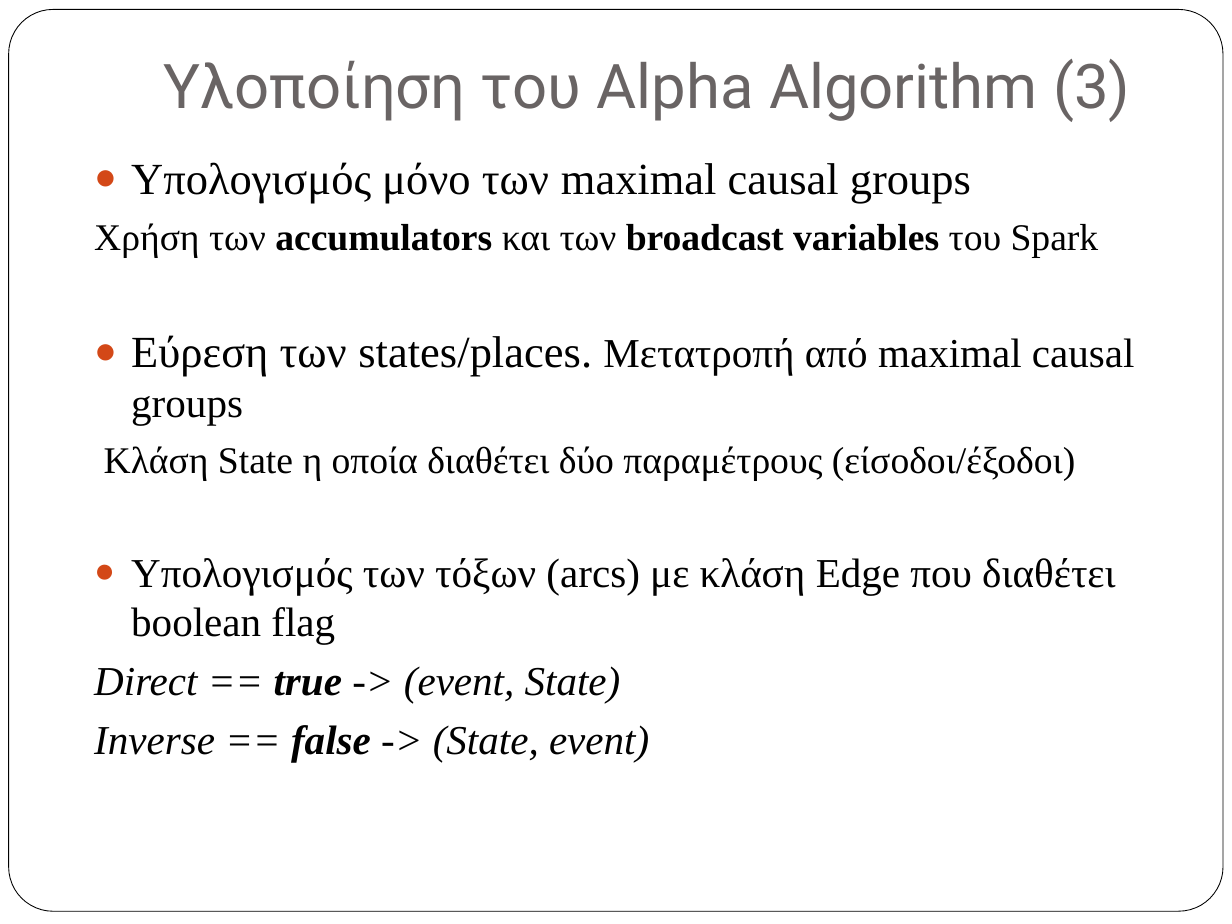
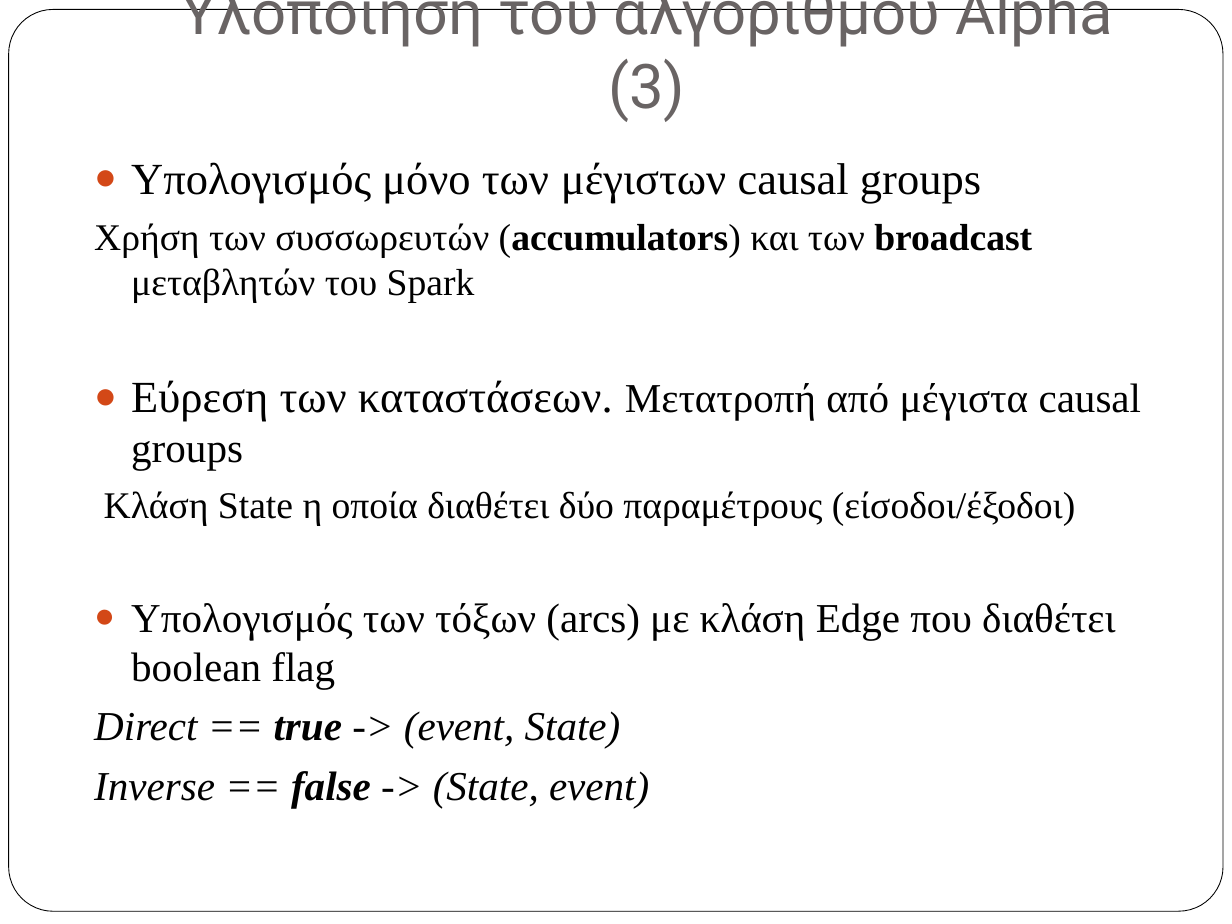
Before and after one commit to vlasisPit/alpha-algorithm-reports, a slide deck: slide 15 of excel/vlasisPitsios_masterThesis.pptx (slide 13 before the commit). Drawn at 1232x924 pixels with LibreOffice and Linux fonts; fonts in the diff are those of the drawing. Boxes give left, top, right and bottom in pixels: in the first picture for what was removed or moved away, otherwise in the second. Text is boxed around its words. In the diff, an @@ line names an element or a change of style, - is before the commit and + after.

```diff
--- a/excel/vlasisPitsios_masterThesis.pptx
+++ b/excel/vlasisPitsios_masterThesis.pptx
@@ title at [181, 0, 1113, 122]: text changed @@
-Υλοποίηση του Alpha Algorithm (3)
+Υλοποίηση του αλγόριθμου Alpha (3)
@@ text at [94, 162, 1141, 470]: text changed; size 26 to 22 pt @@
-● Υπολογισμός μόνο των maximal causal groups
-Χρήση των accumulators και των broadcast variables του Spark
-● Εύρεση των states/places. Μετατροπή από maximal causal groups
+● Υπολογισμός μόνο των μέγιστων causal groups
+Χρήση των συσσωρευτών (accumulators) και των broadcast μεταβλητών του Spark
+● Εύρεση των καταστάσεων. Μετατροπή από μέγιστα causal groups
```
Also in this commit, not shown: 17 other slides changed, 3 slides added, 1 other file.
